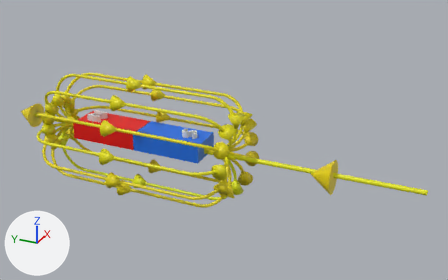
Before and after pictures for a commit that changed the glTF model magneticFieldLinesMagnetForGltf.gltf.
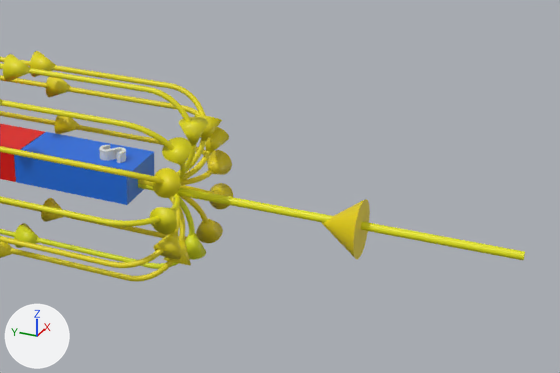
There are two pictures of each version: one whole from a camera (50 mm lens) standing at (-22.07, -14.0, 11.57) and looking at (0.6, -3.8, 0.24), one close up on the part from 28% to 100% of the width and 16% to 93% of the height. Lighting does not change. The marker at lower left points along +X, +Y and +Z. Where no turn or scale is listed for an object, it has been applied to the vertices.
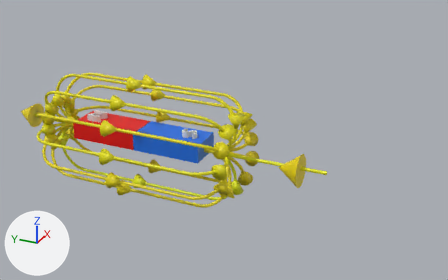
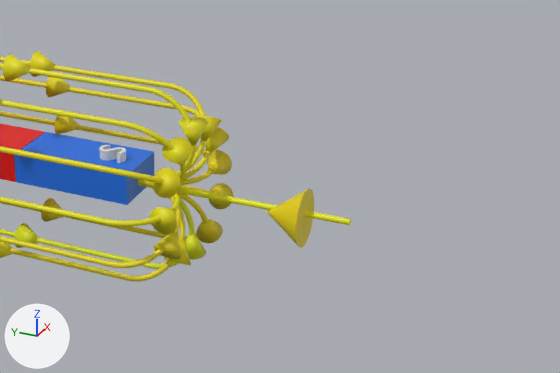
Commit message: made the end arrow longer.

Where the change shows, as pixel boxes [x1, y1, x2, y2] in the close-ups (560 x 373 px):
'Cone.014', moved: before [321, 199, 370, 259]; after [267, 189, 314, 248]
'Cylinder.001', moved, rescaled (45% narrower, 45% shorter): before [138, 184, 525, 260]; after [138, 184, 351, 225]

What the commit changed:
Object 'Cone.014' (ob_cone_014) moves from (-0.1, -8.93, -0.16) to (-0.1, -7.57, -0.16).
Object 'Cylinder.001' (ob_cylinder_001) moves from (-0.07, -12.56, -0.06) to (-0.07, -8.65, -0.06).
Object 'Cylinder.001' (ob_cylinder_001) is rescaled from (1.0, 4.77, 1.01) to (0.752, 2.76, 0.756).
